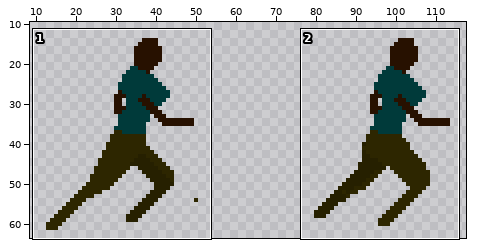
A sprite sheet gets an edit: gdx-game-android/assets/runninggwip.png. The first picture is a wide view before the edit; the outline marks the close-up.
Close-up. As it was:
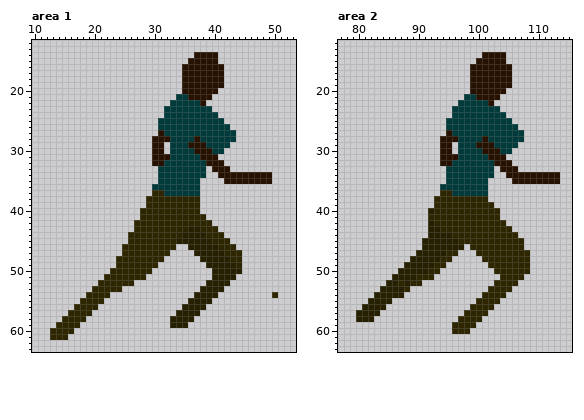
The file is 128x64 pixels. Shown: area 1: x 10..53, y 12..63; area 2: x 77..115, y 12..63. The wide view leaves out empty margins.
The same view after the edit:
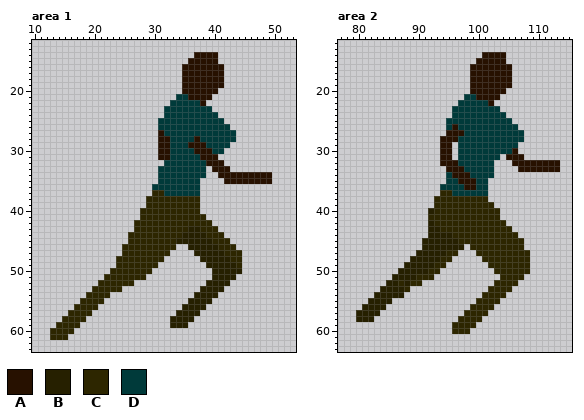
Palette (. is transparent): A #271100  B #262000  C #2d2600  D #003a3a
Changes in this commit:
Area 1:
The edit adds colour A in rows 29 to 30 at x 32.
The author cleared colour A in rows 28 to 31 at x 30; in row 32 at x 30 to 31.
The author cleared colour C in row 54 at x 50.
Area 2:
The edit adds colour A in row 30 at x 106; in row 31 at x 105 to 107; in row 32 at x 106 to 113; in row 33 at x 107 to 113.
Colour D gives way to colour A in row 26 at x 96; in row 27 at x 96 to 97; in row 32 at x 96; in row 33 at x 95 to 97; in row 34 at x 96 to 98; in row 35 at x 97 to 99.
Colour D gives way to colour A in row 36 at x 98 to 99.
Colour A gives way to colour D in row 28 at x 101; in row 29 at x 100 to 102; in row 30 at x 101 to 103; in row 31 at x 102 to 103.
The author cleared colour A in row 31 at x 96 and 104; in row 32 at x 103 to 105; in row 33 at x 104 to 106; in row 34 at x 105 to 113; in row 35 at x 106 to 113.
Boxes around the changes in both close-ups, in picture pixels (x1, y1, x2, y2):
changed: (152, 136, 170, 166)
erased: (272, 292, 278, 298)
changed: (446, 124, 560, 190)
